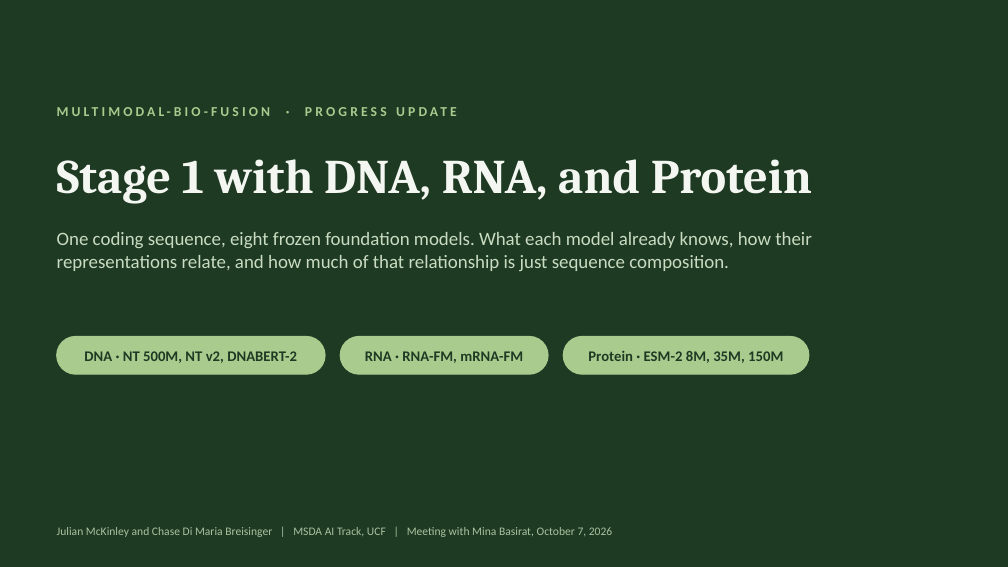
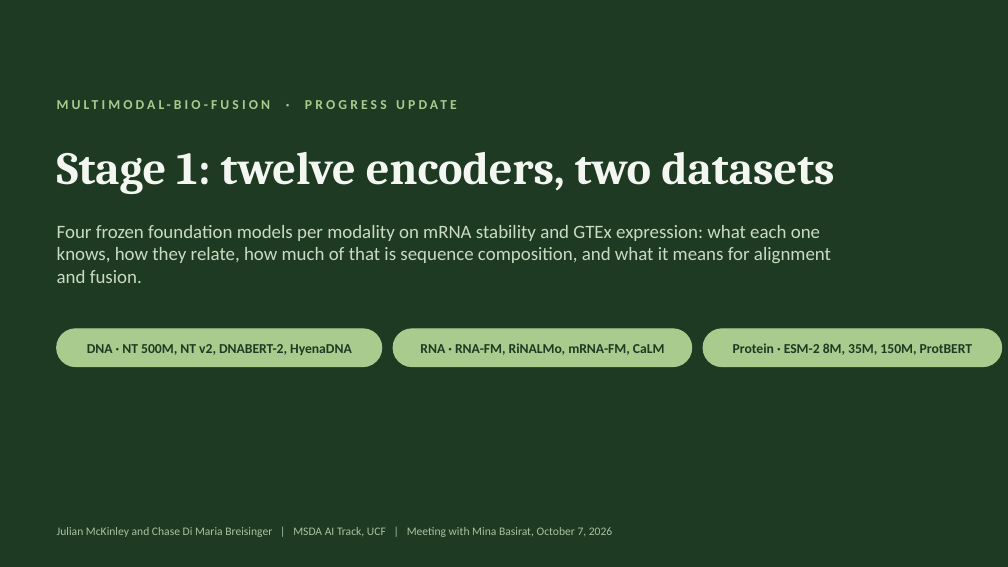
Before and after one commit to jtmckinley4/RNA-Protein-Multimodal-Fusion, a slide deck: slide 1 of Notes/Mina_Meeting_Slides_2026-10-07.pptx. Drawn at 1008x567 pixels with LibreOffice and Linux fonts; fonts in the diff are those of the drawing. Boxes give left, top, right and bottom in pixels: in the first picture for what was removed or moved away, otherwise in the second. Text is boxed around its words. In the diff, an @@ line names an element or a change of style, - is before the commit and + after.

```diff
--- a/Notes/Mina_Meeting_Slides_2026-10-07.pptx
+++ b/Notes/Mina_Meeting_Slides_2026-10-07.pptx
@@ text "MULTIMODAL-BIO-FUSION · PROGRESS UPDATE": place and size @@
-text "MULTIMODAL-BIO-FUSION · PROGRESS UPDATE" at bbox=[57, 98, 951, 125]
+text "MULTIMODAL-BIO-FUSION · PROGRESS UPDATE" at bbox=[57, 91, 951, 117]
@@ text at bbox=[57, 152, 834, 194]: text changed; size 46 to 44 pt @@
-Stage 1 with DNA, RNA, and Protein
+Stage 1: twelve encoders, two datasets
@@ text at bbox=[57, 225, 831, 283]: text changed @@
-One coding sequence, eight frozen foundation models. What each model already knows, how their representations relate, and how much of that relationship is just sequence composition.
+Four frozen foundation models per modality on mRNA stability and GTEx expression: what each one knows, how they relate, how much of that is sequence composition, and what it means for alignment and fusion.
@@ rounded rectangle: place and size @@
-rounded rectangle at bbox=[57, 337, 325, 374]
+rounded rectangle at bbox=[57, 329, 382, 367]
@@ rounded rectangle: place and size @@
-rounded rectangle at bbox=[340, 337, 548, 374]
+rounded rectangle at bbox=[393, 329, 692, 367]
@@ rounded rectangle: place and size @@
-rounded rectangle at bbox=[563, 337, 809, 374]
+rounded rectangle at bbox=[703, 329, 1002, 367]
@@ text at bbox=[87, 344, 352, 355]: text changed; size 14 to 13 pt @@
-DNA · NT 500M, NT v2, DNABERT-2
+DNA · NT 500M, NT v2, DNABERT-2, HyenaDNA
@@ text at bbox=[420, 343, 665, 355]: text changed; size 14 to 13 pt @@
-RNA · RNA-FM, mRNA-FM
+RNA · RNA-FM, RiNALMo, mRNA-FM, CaLM
@@ text at bbox=[733, 343, 973, 355]: text changed; size 14 to 13 pt @@
-Protein · ESM-2 8M, 35M, 150M
+Protein · ESM-2 8M, 35M, 150M, ProtBERT
```
Also in this commit, not shown: 3 other slides changed, 10 slides added, 5 slides removed, 17 other files.
